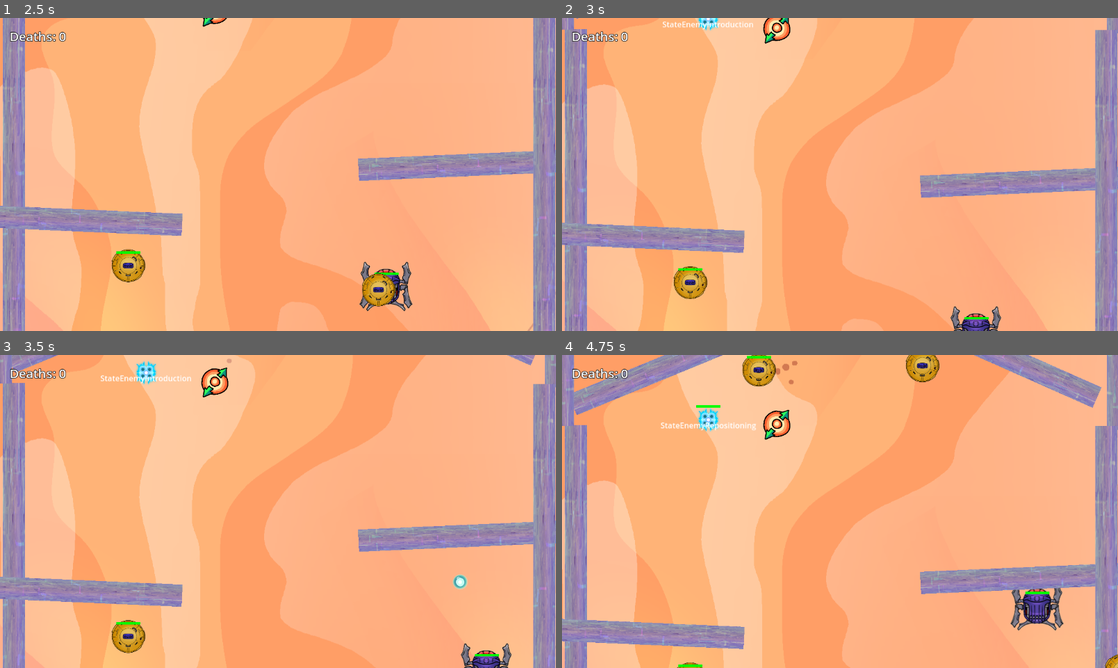
Above: before the commit, frames 1-4 (two rows, left to right).
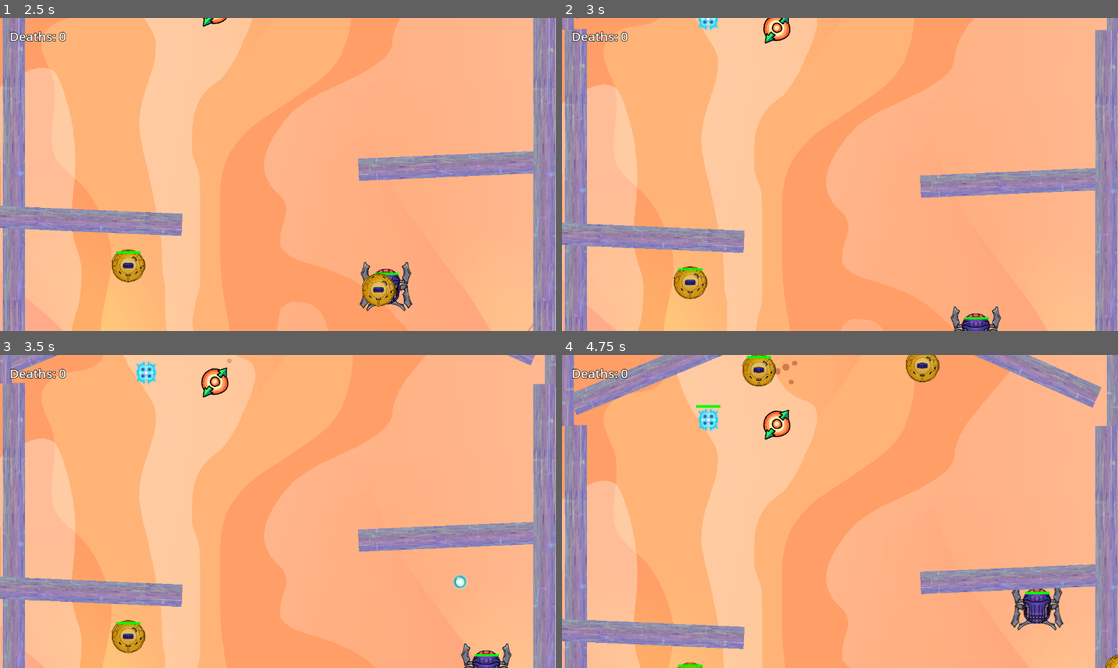
Above: after the commit, the same moments.

Repository: Jagholin/bullethell_jam_entry
Game: Godot game, scene res://scenes/main.tscn
Same seed, same stepped clock (60 frames per second), same inputs: the game is played once before the commit and once after it.
Inputs:
- Up to frame 1 (2.5 s): click "New game" at 0.5 s; hold Right (right) 1.28-2.03 s; hold Space (fire) 1.28-2.03 s; hold S (down) from 2.03 s (still down); tap Space (fire) at 2.1 s
- Up to frame 2 (3 s): release S (down) at 2.78 s; hold Right (right) from 2.78 s (still down); hold Space (fire) from 2.78 s (still down)
- Up to frame 3 (3.5 s): keep holding Right (right); keep holding Space (fire)
- Up to frame 4 (4.75 s): release Right (right) at 3.53 s; release Space (fire) at 3.53 s; hold W (up) 3.53-4.28 s; tap Space (fire) at 3.6 s; hold A (left) from 4.28 s (still down); hold Space (fire) from 4.28 s (still down)

Frame 1 is identical in both runs. In frame 2, 0.2% of the frame differs, in the area x 18-35%, y 1-4%; in frame 3, 0.2%; in frame 4, 0.2%, in the area x 17-35%, y 21-24%.

Commit message:
remove prints statements and hide label showing state

Diff:
--- a/resources/bullet_patterns/bomb_pattern1.tres
+++ b/resources/bullet_patterns/bomb_pattern1.tres
@@ -17,6 +17,7 @@
 randomized_velocity_spread = 2.5
 active = true
 bullet_lifetime = 0.11
+scale = 1.0
 emition_type = 0
 spawnpoint_lifetime = 5.0
 spawner_moving = false
@@ -37,6 +38,7 @@
 randomized_velocity_spread = 10.0
 active = true
 bullet_lifetime = -1.0
+scale = 1.0
 emition_type = 1
 chained_bullet_pattern = SubResource("Resource_bq71l")
 spawnpoint_lifetime = 5.0
--- a/scenes/entity_components/stateful.tscn
+++ b/scenes/entity_components/stateful.tscn
@@ -6,6 +6,7 @@
 script = ExtResource("1_dg1ep")
 
 [node name="Label" type="Label" parent="."]
+visible = false
 offset_left = -117.0
 offset_right = 117.0
 offset_bottom = 23.0
--- a/scripts/components/stateful.gd
+++ b/scripts/components/stateful.gd
@@ -41,7 +41,7 @@
 
 # Initialize the state machine by giving each child state a reference to the
 func init():
-	print("initializing state machine")
+	#print("initializing state machine")
 	if not current_state:
 		change_state(first_state)
 
--- a/scripts/global.gd
+++ b/scripts/global.gd
@@ -18,4 +18,5 @@
 func check_progress():
 	if enemies_destroyed_count == 10:
 		# TODO spawn the boss after some condition
-		print("destroyed 10 enemies!")
+		pass
+		#print("destroyed 10 enemies!")
--- a/scripts/level_logic/base_level.gd
+++ b/scripts/level_logic/base_level.gd
@@ -15,7 +15,7 @@
 			return
 		assert(value in LevelPhases)
 		current_phase = value
-		print("Level phase changed to", value)
+		#print("Level phase changed to", value)
 		level_phase_changed.emit()
 
 signal level_phase_changed
--- a/scripts/scenes/entities/drop_off.gd
+++ b/scripts/scenes/entities/drop_off.gd
@@ -4,6 +4,6 @@
 
 func _on_body_entered(body):
 	if body is Entity:
-		print("npc collided with dropoff", body)
+		#print("npc collided with dropoff", body)
 		body.attached_to_player = false
 		body.apply_impulse(Vector2.RIGHT * 100)
--- a/scripts/scenes/entities/power_up.gd
+++ b/scripts/scenes/entities/power_up.gd
@@ -6,7 +6,7 @@
 func _ready():
 	if item.item_type == ItemSettingsResource.ItemType.FASTER_BULLETS:
 		$AnimatedSprite2D.frame = 0
-	elif item.item_type == ItemSettingsResource.ItemType.FASTER_BULLETS:
+	elif item.item_type == ItemSettingsResource.ItemType.BIGGER_BULLETS:
 		$AnimatedSprite2D.frame = 1
 	elif item.item_type == ItemSettingsResource.ItemType.MORE_BULLETS:
 		$AnimatedSprite2D.frame = 2
--- a/scripts/scenes/entities/projectile.gd
+++ b/scripts/scenes/entities/projectile.gd
@@ -40,7 +40,7 @@
 	# var damageable := body.get_node("DamageableComponent") as DamageableComponent
 	if not body.has_method(&"get_component"):
 		## TODO: do we want to do assert() here to break into debugger immediately?
-		print("Projectile.damage failed: body %s doesn't implement get_component method" % str(body.get_path()))
+		# print("Projectile.damage failed: body %s doesn't implement get_component method" % str(body.get_path()))
 		return
 
 	if DamageableComponent.COMPONENT_NAME in body.components:
--- a/scripts/states/state.gd
+++ b/scripts/states/state.gd
@@ -12,7 +12,7 @@
 var active: bool = false
 
 func enter() -> void:
-	print("enter into base state")
+	# print("enter into base state")
 	# var sprite := target.get_node("AnimatedSprite2D") as AnimatedSprite2D
 	if animated_sprite != null:
 		animated_sprite.animation = get_animation_name()
--- a/scripts/states/state_enemy_repositioning.gd
+++ b/scripts/states/state_enemy_repositioning.gd
@@ -10,7 +10,7 @@
 
 func enter():
 	super.enter()
-	print("enter StateEnemyRepositioning")
+	# print("enter StateEnemyRepositioning")
 	var damageable := target.get_component(DamageableComponent.COMPONENT_NAME) as DamageableComponent
 	damageable.immune = false
 	var spawner := target.get_component(ProjectileSpawnerComponent.COMPONENT_NAME) as ProjectileSpawnerComponent
